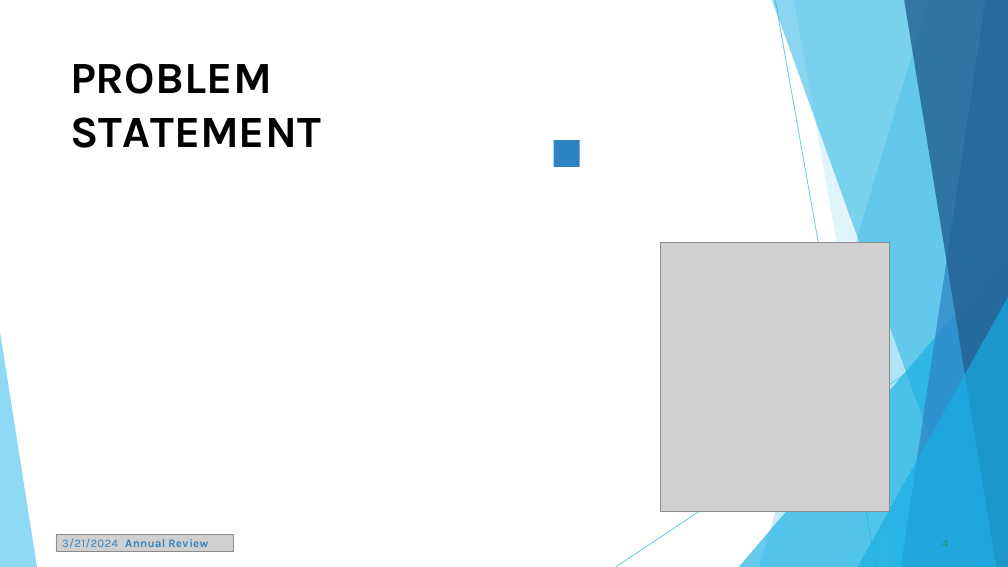
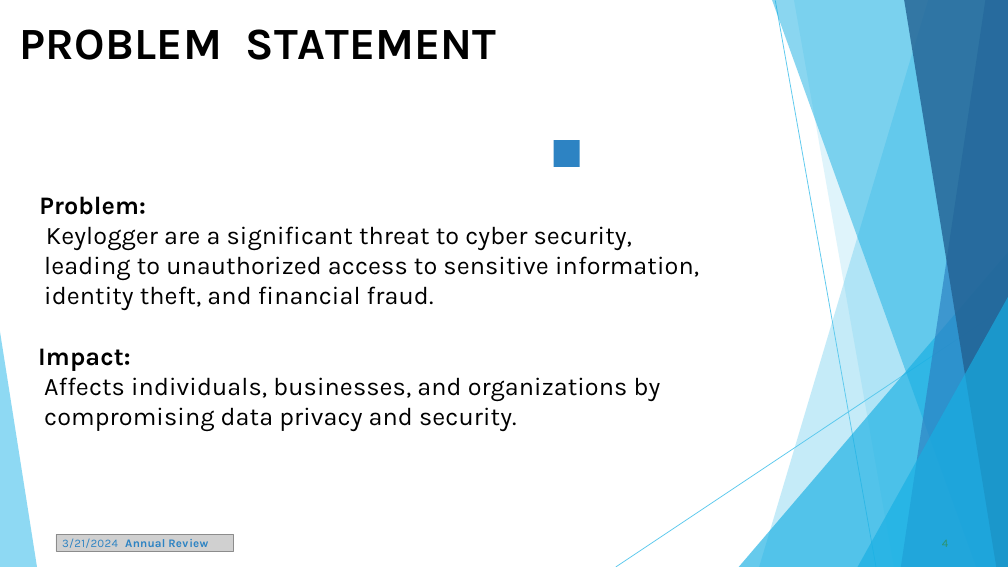
Before and after one commit to Muzammil8008/muzammil-project, a slide deck: slide 4 of Template_Presentation_Students.pptx. Drawn at 1008x567 pixels with LibreOffice and Linux fonts; fonts in the diff are those of the drawing; grey boxes stand for pictures. Boxes give left, top, right and bottom in pixels: in the first picture for what was removed or moved away, otherwise in the second. Text is boxed around its words. In the diff, an @@ line names an element or a change of style, - is before the commit and + after.

```diff
--- a/Template_Presentation_Students.pptx
+++ b/Template_Presentation_Students.pptx
@@ title at <box>20,29,699,432</box>: text changed; size 42.5 to 24 pt; bold off @@
-PROBLEM STATEMENT
+PROBLEM STATEMENT
+Problem:
+Keylogger are a significant threat to cyber security,
+leading to unauthorized access to sensitive information,
+identity theft, and financial fraud.
+Impact:
+Affects individuals, businesses, and organizations by
+compromising data privacy and security.
@@ picture removed at <box>661,243,889,512</box> @@
```
Also in this commit, not shown: 7 other slides changed, 2 slides added, 2 slides removed.
